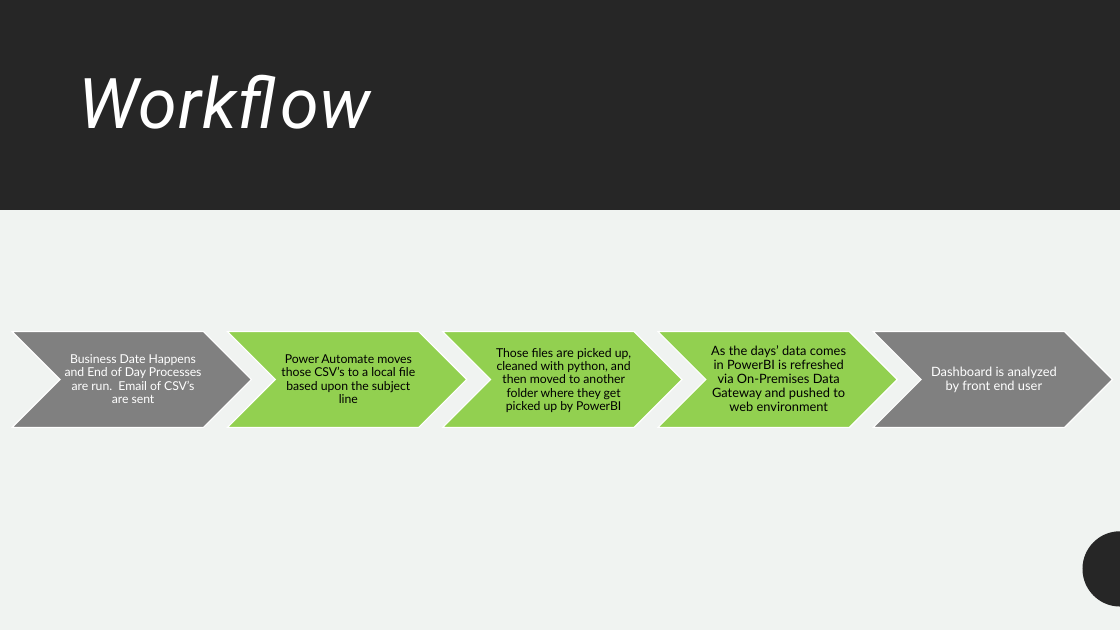
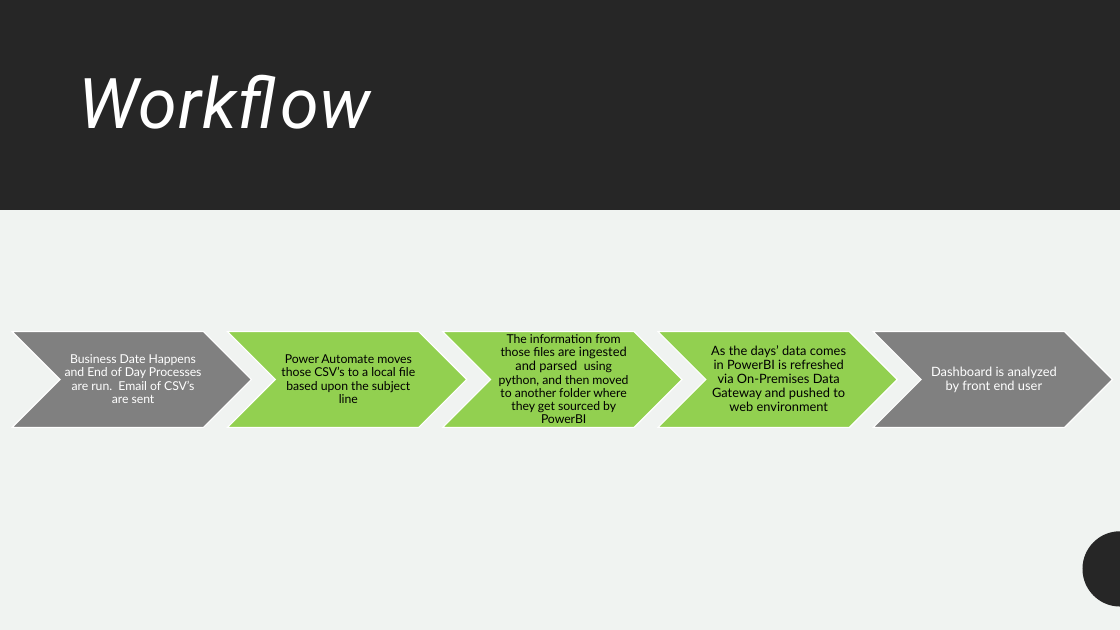
Before and after one commit to meferral/Menu_Dashboard, a slide deck: slide 7 of Capstone_Menu_Dashboard.pptx. Drawn at 1120x630 pixels with LibreOffice and Linux fonts; fonts in the diff are those of the drawing. Boxes give left, top, right and bottom in pixels: in the first picture for what was removed or moved away, otherwise in the second. Text is boxed around its words. In the diff, an @@ line names an element or a change of style, - is before the commit and + after.

```diff
--- a/Capstone_Menu_Dashboard.pptx
+++ b/Capstone_Menu_Dashboard.pptx
@@ text at <box>499,334,628,423</box>: text changed @@
-Those files are picked up, cleaned with python, and then moved to another folder where they get picked up by PowerBI
+The information from those files are ingested and parsed using python, and then moved to another folder where they get sourced by PowerBI
```
Also in this commit, not shown: 2 other slides changed.
